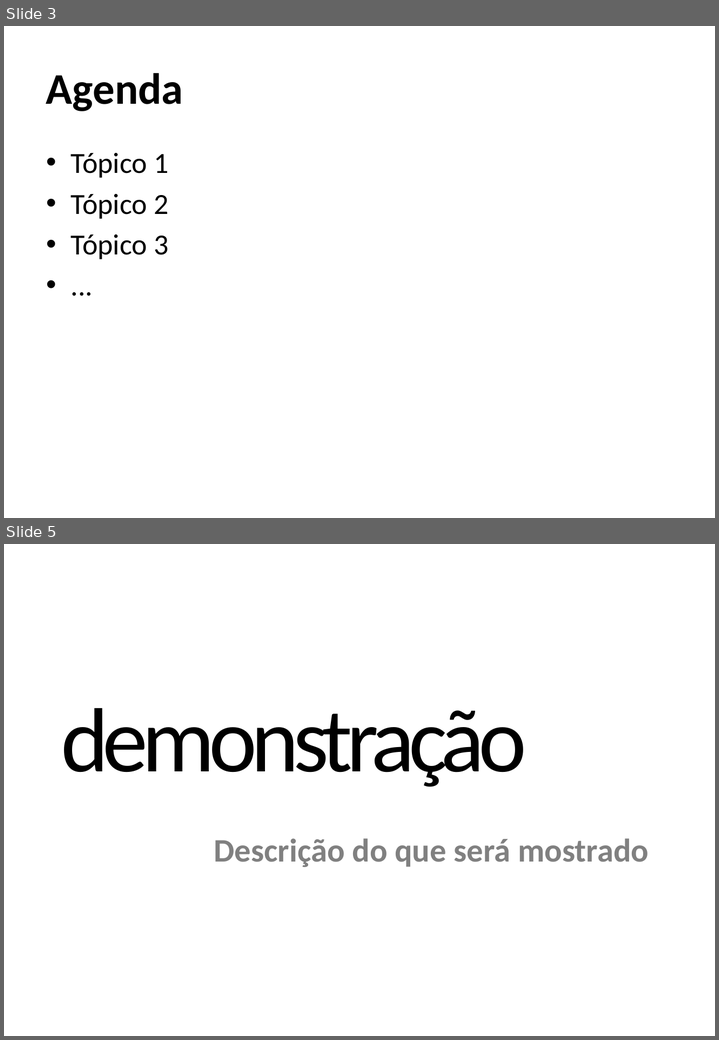
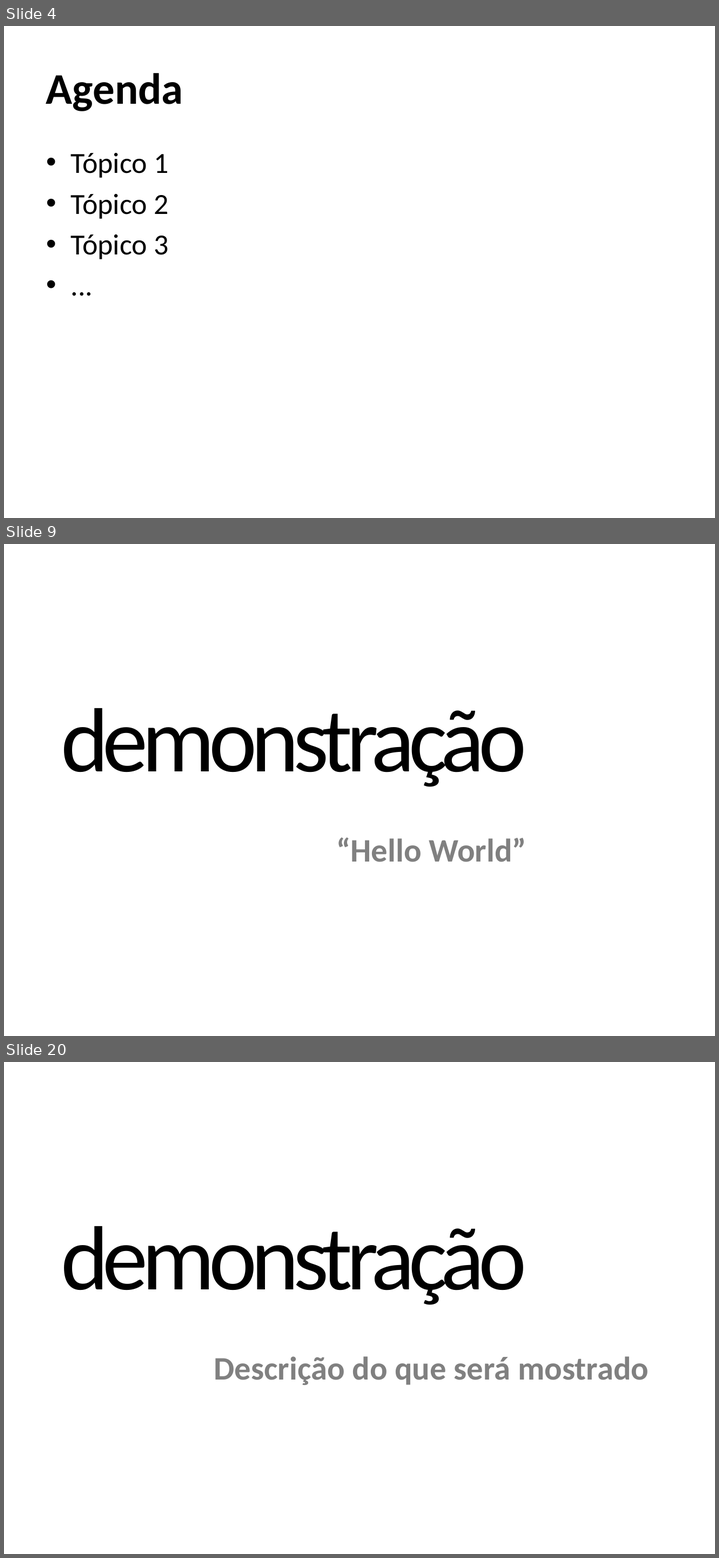
Before and after one commit to masterzdran/netponto-nvelocity, a slide deck: doc/Template Apresentação.pptx. Shown one above the other, each under a label of ours: slides 3 and 5 before the commit, slides 4, 9 and 20 after it; the slides between them are not shown. The pictures are 719x1040 and 719x1558 pixels, drawn with LibreOffice and Linux fonts; fonts in the diff are those of the drawing; background and template pictures are left out. Boxes give left, top, right and bottom in pixels: in the first picture for what was removed or moved away, otherwise in the second. Text is boxed around its words. In the diff, an @@ line names an element or a change of style, - is before the commit and + after.

```diff
--- a/doc/Template Apresentação.pptx
+++ b/doc/Template Apresentação.pptx
@@ slide 9 added at (4,544,715,1036), background picture (left out) @@
@@ text added at (61,708,526,787), 100 pt, text #000000 @@
+demonstração
@@ title added at (336,837,526,862), 36 pt, text #808080, bold @@
+“Hello World”
@@ what was slide 3 is now slide 4 @@
@@ what was slide 5 is now slide 20 @@
```
Also in this commit, not shown: 2 slides changed, 15 other slides added, 1 slide removed, 1 other file.
